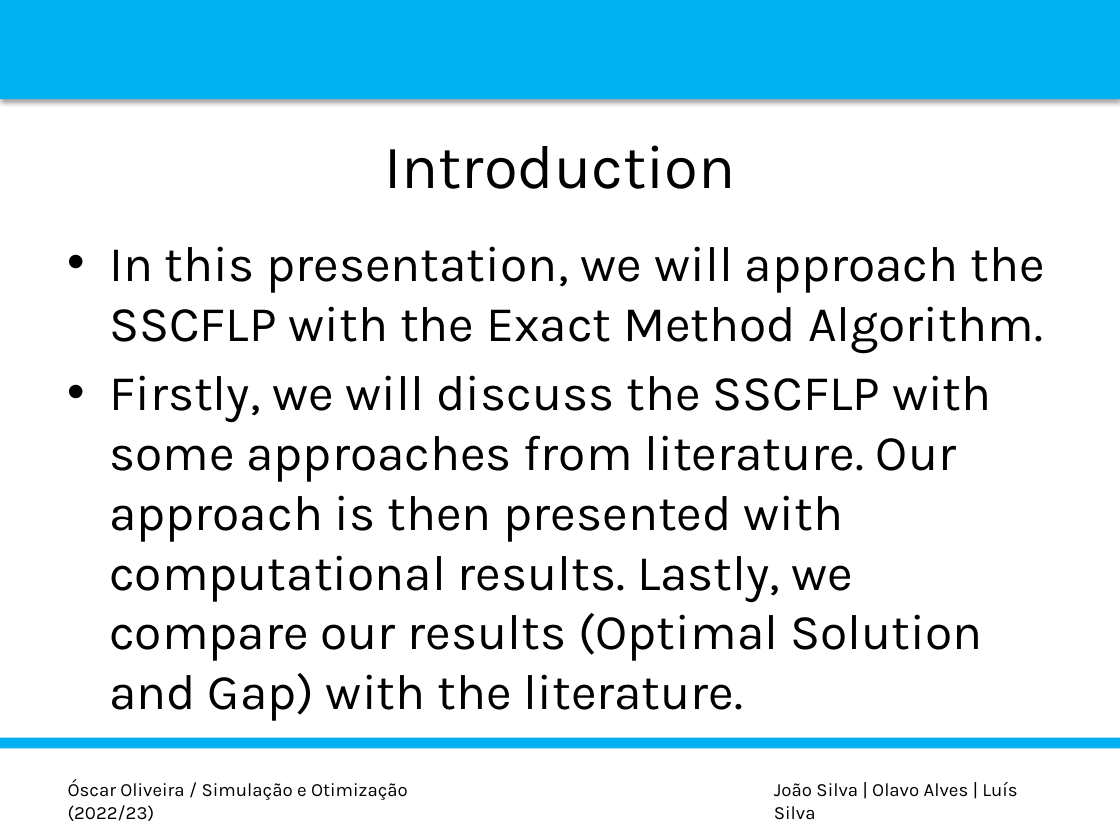
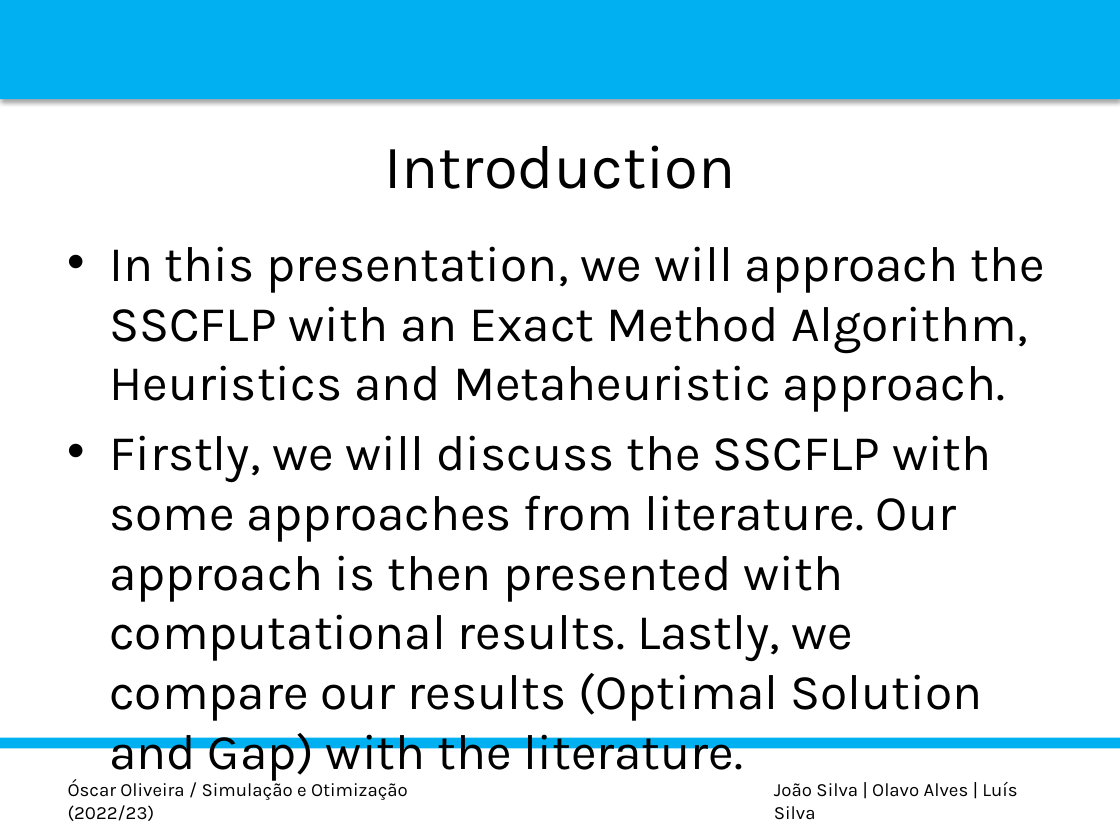
Before and after one commit to luispedro30/SO_trabalho, a slide deck: slide 2 of P_POINT_SO.pptx. Drawn at 1120x840 pixels with LibreOffice and Linux fonts; fonts in the diff are those of the drawing; background and template pictures are left out. Boxes give left, top, right and bottom in pixels: in the first picture for what was removed or moved away, otherwise in the second. Text is boxed around its words. In the diff, an @@ line names an element or a change of style, - is before the commit and + after.

```diff
--- a/P_POINT_SO.pptx
+++ b/P_POINT_SO.pptx
@@ text at <box>109,246,1044,412</box>: text changed @@
-• In this presentation, we will approach the SSCFLP with the Exact Method Algorithm.
+• In this presentation, we will approach the SSCFLP with an Exact Method Algorithm, Heuristics and Metaheuristic approach.
```
Also in this commit, not shown: 5 other slides changed, 7 slides added, 1 other file.
